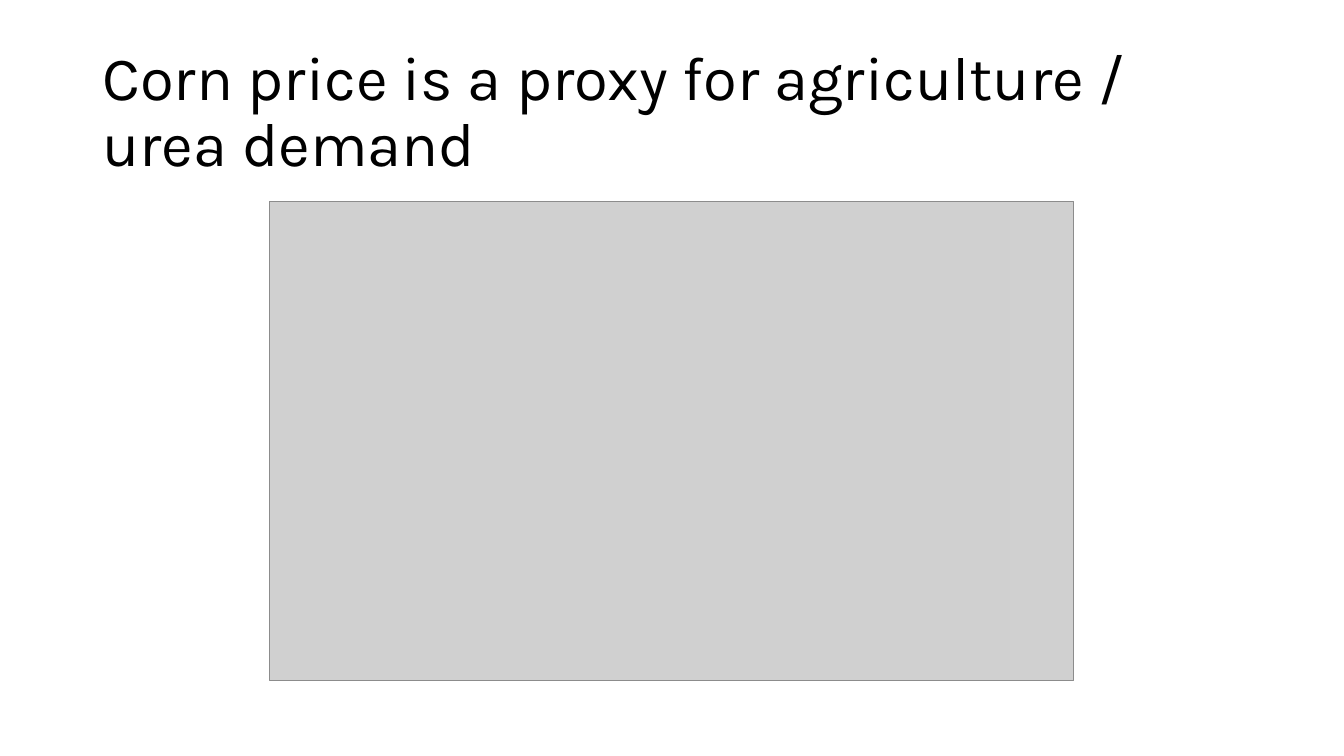
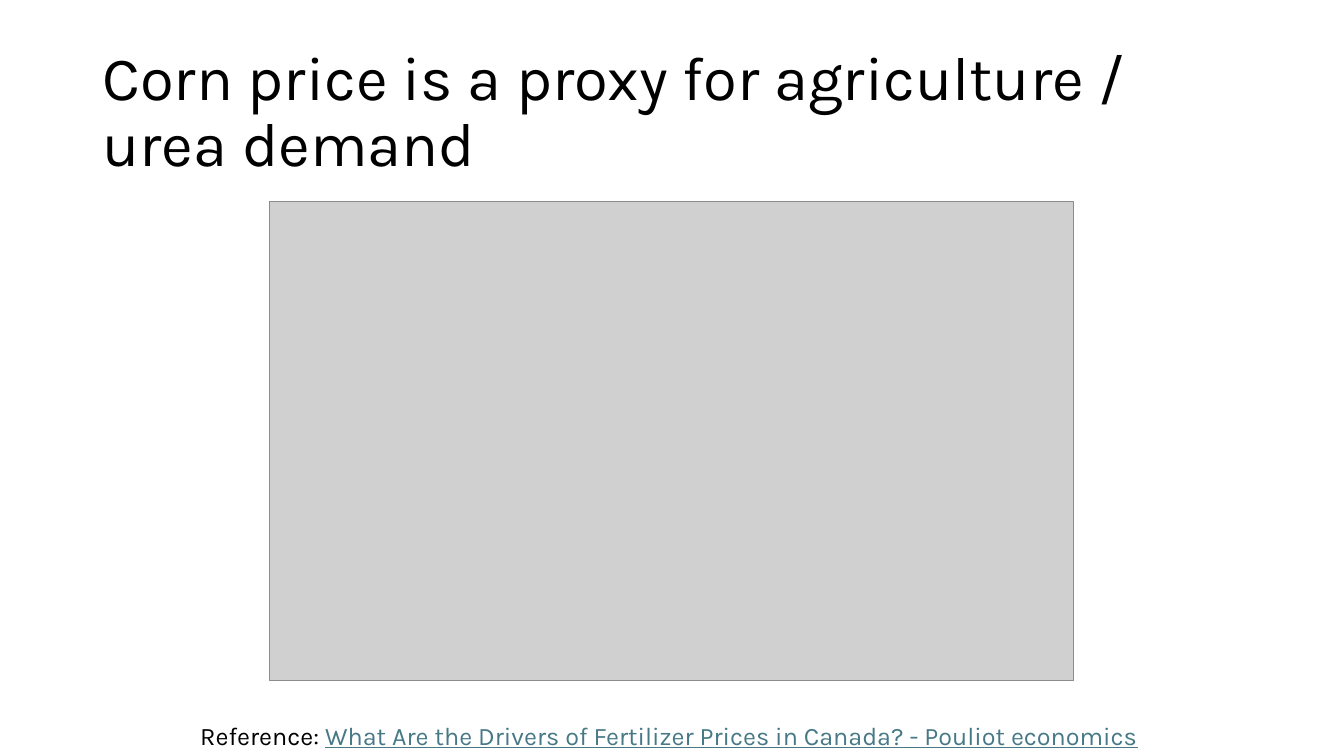
Before and after one commit to mahdi-ghafarian/time-series, a slide deck: slide 7 of borderland/2-urea/presentation/urea.pptx (slide 6 before the commit). Drawn at 1344x756 pixels with LibreOffice and Linux fonts; fonts in the diff are those of the drawing; grey boxes stand for pictures. Boxes give left, top, right and bottom in pixels: in the first picture for what was removed or moved away, otherwise in the second. Text is boxed around its words. In the diff, an @@ line names an element or a change of style, - is before the commit and + after.

Commit message:
Changes to be committed: 	modified:   borderland/1-cadusd/Presentation/CADUSD.pptx 	modified:   borderland/2-urea/presentation/urea.pptx 	new file:   borderland/2-urea/summary/Mahdi - Urea Analysis Summary.docx

```diff
--- a/borderland/2-urea/presentation/urea.pptx
+++ b/borderland/2-urea/presentation/urea.pptx
@@ text added at (x1=200, y1=727, x2=1137, y2=748), 18 pt, text #467886, underline @@
+Reference: What Are the Drivers of Fertilizer Prices in Canada? - Pouliot economics
```
Also in this commit, not shown: 2 other slides changed, 2 slides added, 2 other files.
